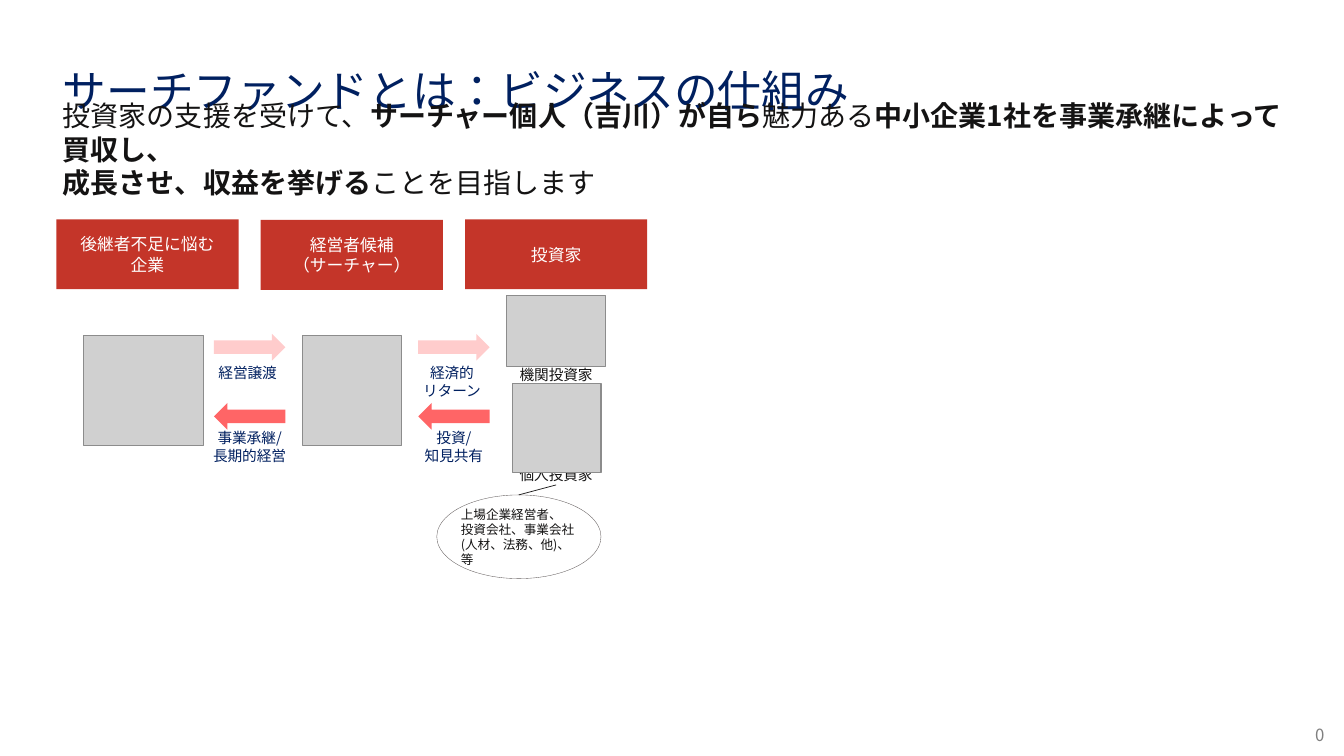
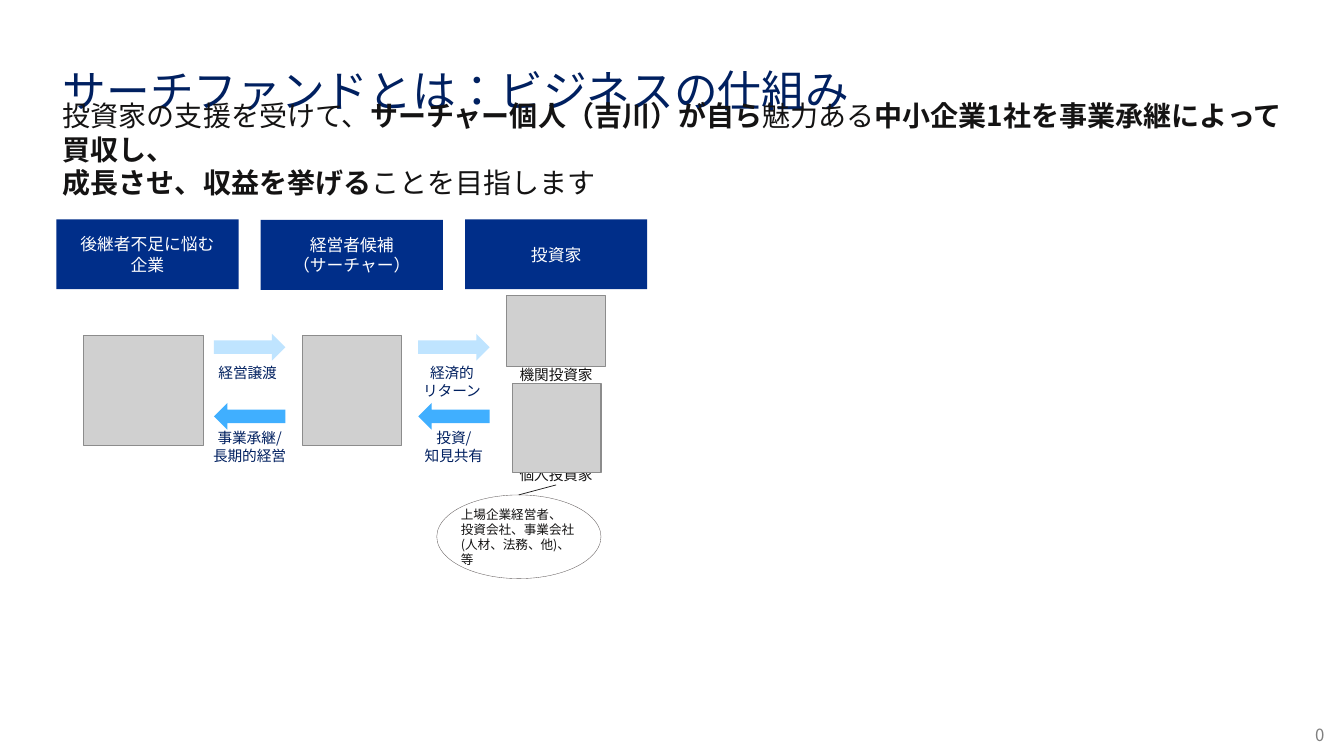
Before and after one commit to Kzak-wkp/wakon-kakehashi-site, a slide deck: slide 1 of images/サーチファンドスキーム図.pptx. Drawn at 1344x756 pixels with LibreOffice and Linux fonts; fonts in the diff are those of the drawing; grey boxes stand for pictures. Boxes give left, top, right and bottom in pixels: in the first picture for what was removed or moved away, otherwise in the second. Text is boxed around its words. In the diff, an @@ line names an element or a change of style, - is before the commit and + after.

```diff
--- a/images/サーチファンドスキーム図.pptx
+++ b/images/サーチファンドスキーム図.pptx
@@ fill #C43529 to #002E89 in 3 elements at bbox=[465, 220, 647, 289], bbox=[261, 220, 444, 289], bbox=[56, 220, 239, 289] @@
@@ right arrow at bbox=[214, 334, 285, 361]: fill #FFCCCC to #BFE4FF @@
@@ right arrow at bbox=[418, 334, 490, 361]: fill #FFCCCC to #BFE4FF @@
@@ right arrow at bbox=[214, 403, 285, 431]: fill #FF6566 to #40AFFF @@
@@ right arrow at bbox=[418, 403, 490, 431]: fill #FF6566 to #40AFFF @@
```
Also in this commit, not shown: 1 other slide changed, 11 other files.
